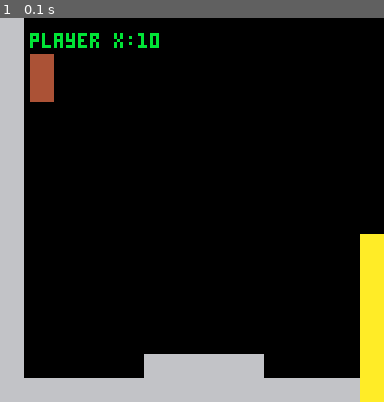
Above: before the commit, frame 1.
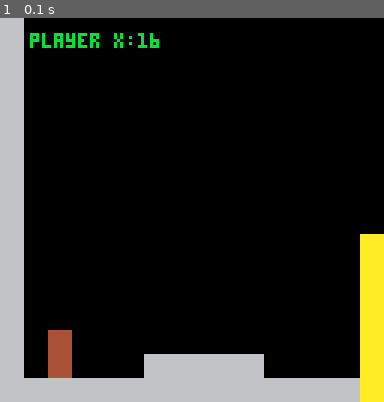
Above: after the commit, the same moment.

Repository: DiegoArmando/gbgj-08-22
Game: PICO-8 cartridge gbgj_8_22.p8
The game is run twice, just before and just after one commit, with the same random seed, the same clock (stepped at 60 frames per second) and the same inputs.
Inputs:
- Up to frame 1 (0.1 s): no input

The runs differ from the first frame. In frame 1, 1.6% of the frame differs, in the area x 7-42%, y 3-94%.

Commit message:
Initial movement code

Diff:
--- a/gbgj_8_22.p8
+++ b/gbgj_8_22.p8
@@ -5,8 +5,9 @@
 -- matte l & brian b
 
 player = {}
-player.x = 10
-player.y = 12
+player.x = 16
+player.speed_x = 0
+player.y = 104
 
 current_room_id = 0
 
@@ -86,6 +87,18 @@
 end
 
 function _update()
+    -- running
+    local target, accel = 0, 0.2
+    if abs(player.speed_x) > 2 and input_x == sgn(player.speed_x) then
+        target,accel = 2, 0.1
+    elseif on_ground then
+        target, accel = 2, 0.8
+    elseif input_x != 0 then
+        target, accel = 2, 0.4
+    end
+    player.speed_x = approach(player.speed_x, input_x * target, accel)
+
+    player.x += player.speed_x
 end
 
 function _draw()
@@ -98,6 +111,10 @@
 
     print("player x:"..player.x, 10, 5, 11)
     sspr(0,32,8,16,player.x,player.y)
+end
+
+function approach(x, target, max_delta)
+	return x < target and min(x + max_delta, target) or max(x - max_delta, target)
 end
 
 __gfx__
